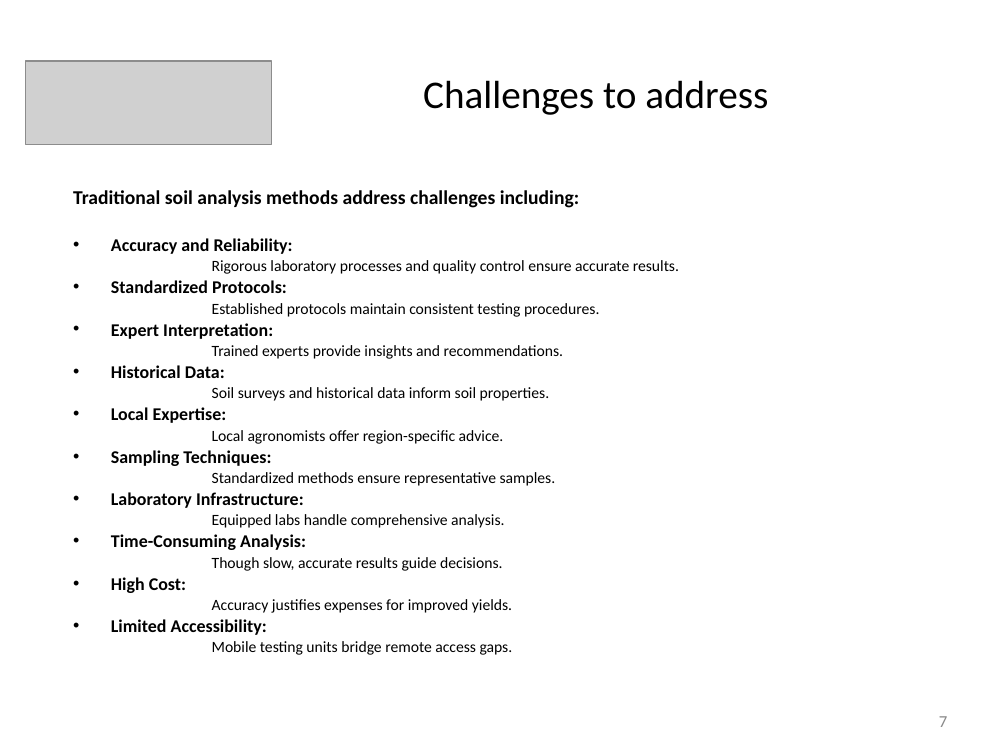
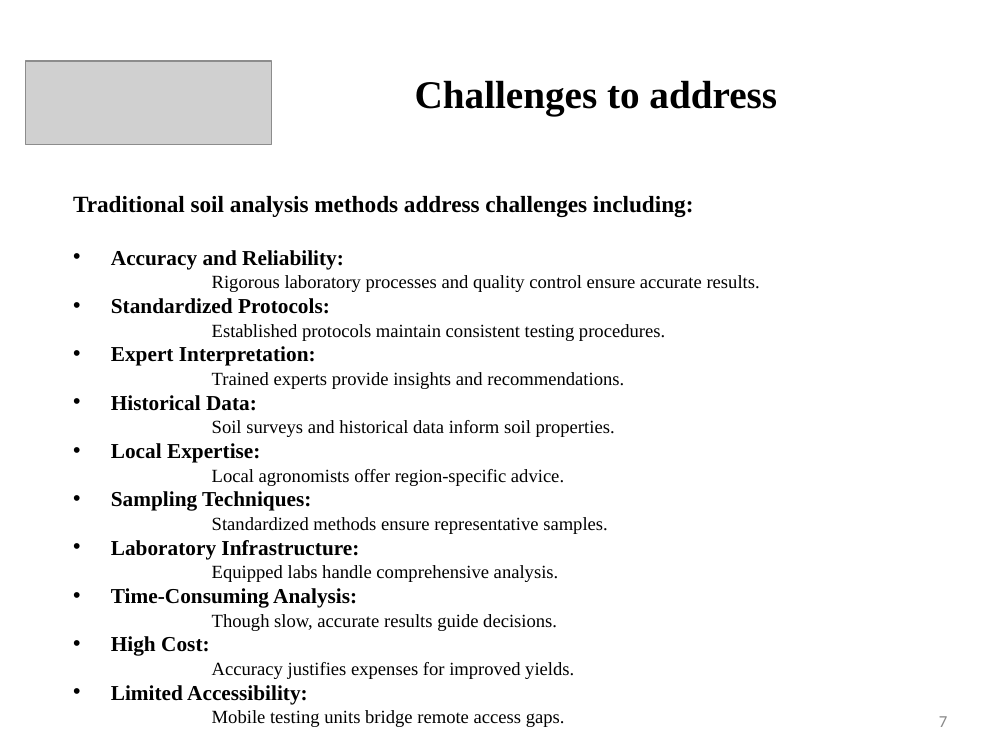
Before and after one commit to prakashy003/Soil-Analyzer, a slide deck: slide 7 of Documents/Review 1 ppt.pptx. Drawn at 1008x756 pixels with LibreOffice and Linux fonts; fonts in the diff are those of the drawing; grey boxes stand for pictures. Boxes give left, top, right and bottom in pixels: in the first picture for what was removed or moved away, otherwise in the second. Text is boxed around its words. In the diff, an @@ line names an element or a change of style, - is before the commit and + after.

```diff
--- a/Documents/Review 1 ppt.pptx
+++ b/Documents/Review 1 ppt.pptx
@@ title "Challenges to address" at [415, 80, 777, 116]: font Calibri to Times New Roman, bold on @@
@@ text "Traditional soil analysis methods address ..." at [73, 196, 760, 727]: size 14 to 16.6 pt in "Traditional soil analysis methods address challenges includi ..."; font Calibri to Times New Roman; size 12.8 to 15.2 pt in "Accuracy and Reliability:", "Standardized Protocols:", "Expert Interpretation:", "Historical Data:" and 6 more places; size 11.2 to 13.3 pt in "Rigorous laboratory processes and quality control ensure ...", "Established protocols maintain consistent testing procedures ...", "Trained experts provide insights and recommendations.", "Soil surveys and historical data inform soil ..." and 6 more places; alignment left to justified @@
```
Also in this commit, not shown: 14 other slides changed, 9 other files.
